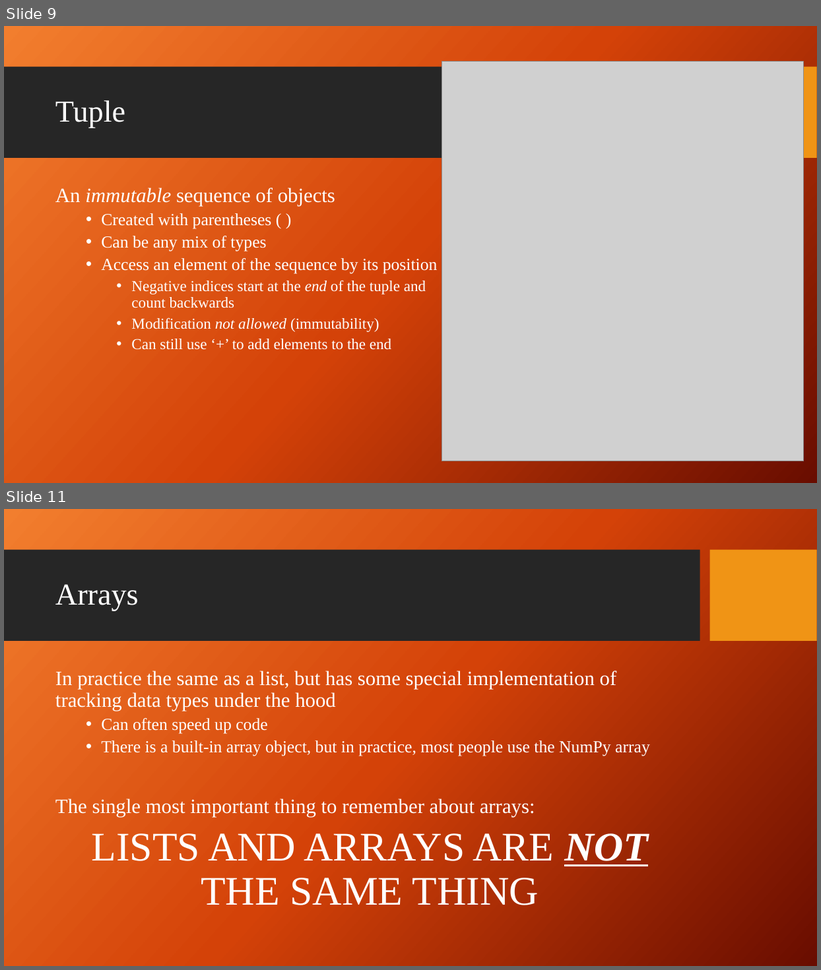
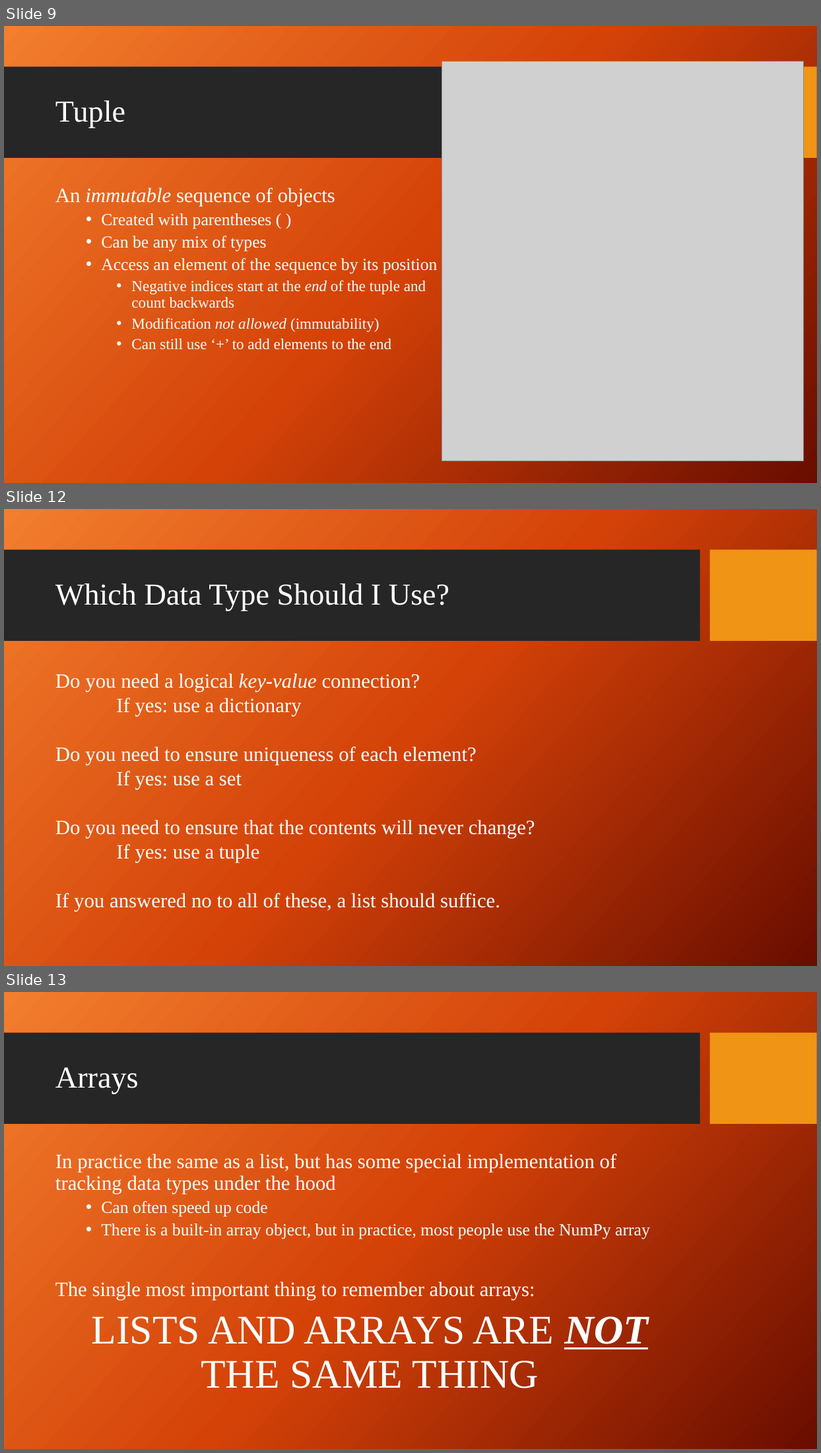
Before and after one commit to giganano/PythonBootcamp, a slide deck: slides/review.pptx. Shown one above the other, each under a label of ours: slides 9 and 11 before the commit, slides 9, 12 and 13 after it; the slides between them are not shown. The pictures are 821x970 and 821x1453 pixels, drawn with LibreOffice and Linux fonts; fonts in the diff are those of the drawing; grey boxes stand for pictures; background and template pictures are left out. Boxes give left, top, right and bottom in pixels: in the first picture for what was removed or moved away, otherwise in the second. Text is boxed around its words. In the diff, an @@ line names an element or a change of style, - is before the commit and + after.

```diff
--- a/slides/review.pptx
+++ b/slides/review.pptx
@@ slide 12 added at (4,509,817,966), background picture (left out); not listed: 2 template elements that a slide beside it also shows @@
@@ title added at (55,584,450,611), 36 pt, text #FFFFFF @@
+Which Data Type Should I Use?
@@ text added at (55,673,535,912), 24 pt, text #FFFFFF @@
+Do you need a logical key-value connection?
+If yes: use a dictionary
+Do you need to ensure uniqueness of each element?
+If yes: use a set
+Do you need to ensure that the contents will never change?
+If yes: use a tuple
+If you answered no to all of these, a list should suffice.
@@ what was slide 11 is now slide 13 @@
```
Also in this commit, not shown: 2 slides changed, 1 other slide added, 16 other files.
